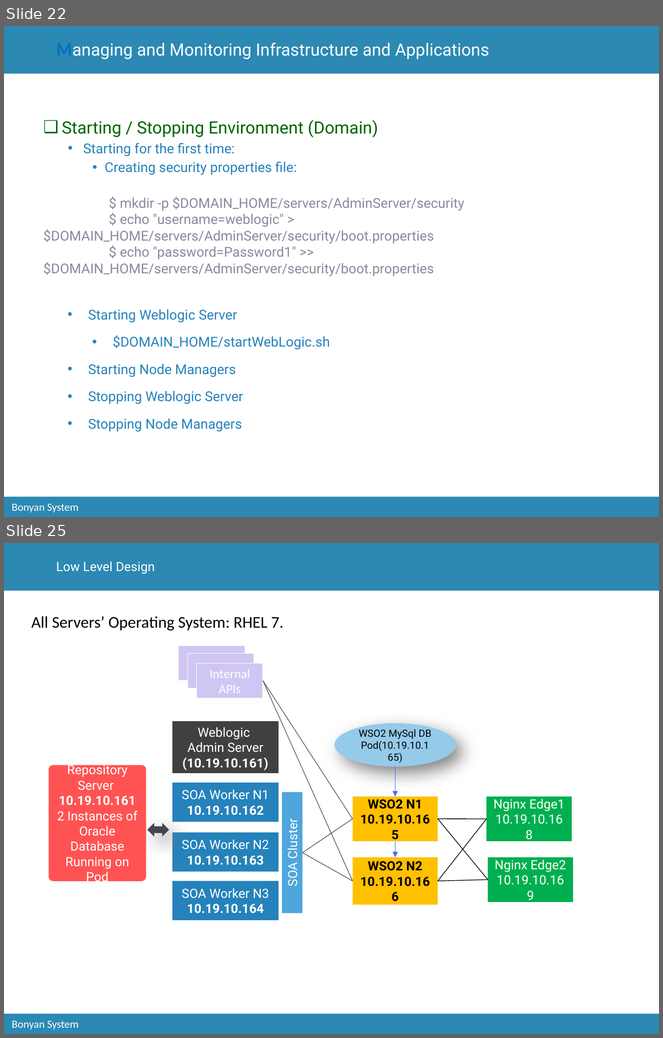
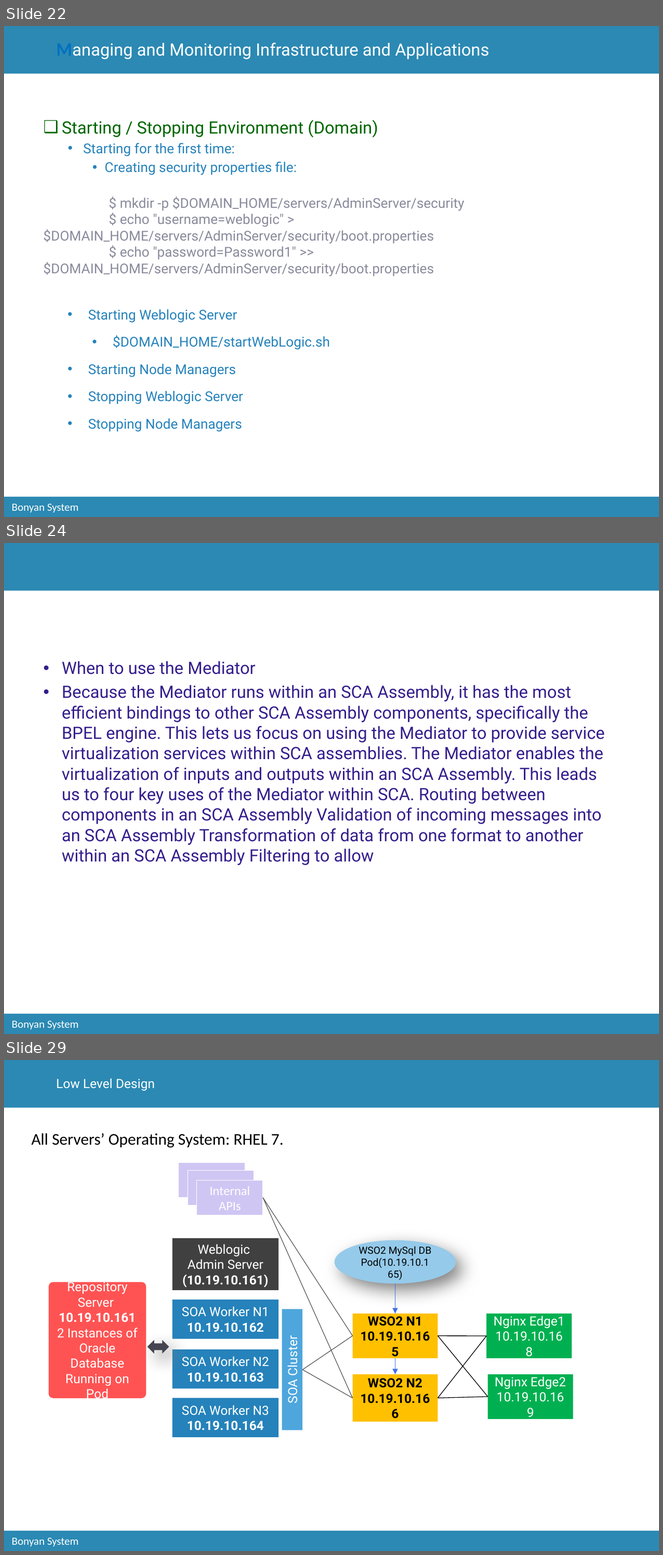
Before and after one commit to catcry/soaTraining, a slide deck: Presentation/soaTrainingPresentation.pptx. Shown one above the other, each under a label of ours: slides 22 and 25 before the commit, slides 22, 24 and 29 after it; the slides between them are not shown. The pictures are 663x1038 and 663x1555 pixels, drawn with LibreOffice and Linux fonts; fonts in the diff are those of the drawing; background and template pictures are left out. Boxes give left, top, right and bottom in pixels: in the first picture for what was removed or moved away, otherwise in the second. Text is boxed around its words. In the diff, an @@ line names an element or a change of style, - is before the commit and + after.

```diff
--- a/Presentation/soaTrainingPresentation.pptx
+++ b/Presentation/soaTrainingPresentation.pptx
@@ slide 24 added at [4,543,659,1034], background #FFFFFF; not listed: 3 template elements that a slide beside it also shows @@
@@ text added at [62,661,605,865], 18.8 pt, text #351D8C @@
+• When to use the Mediator
+• Because the Mediator runs within an SCA Assembly, it has the most efficient bindings to other SCA Assembly components, specifically the BPEL engine. This lets us focus on using the Mediator to provide service virtualization services within SCA assemblies. The Mediator enables the virtualization of inputs and outputs within an SCA Assembly. This leads us to four key uses of the Mediator within SCA. Routing between components in an SCA Assembly Validation of incoming messages into an SCA Assembly Transformation of data from one format to another within an SCA Assembly Filtering to allow
@@ what was slide 25 is now slide 29 @@
```
Also in this commit, not shown: 3 slides changed, 3 other slides added.
